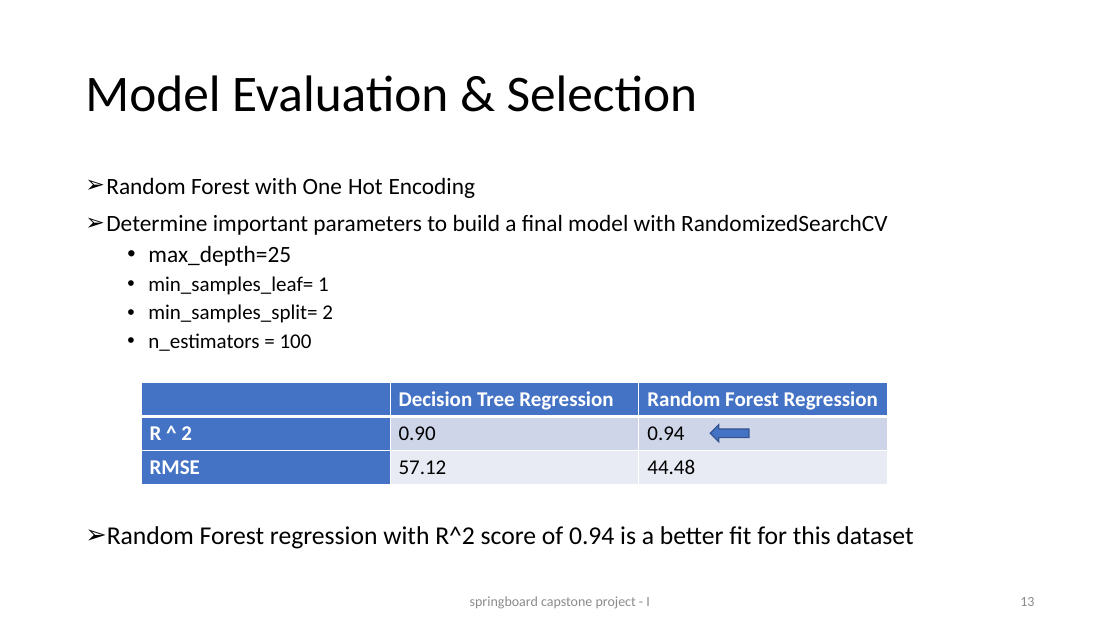
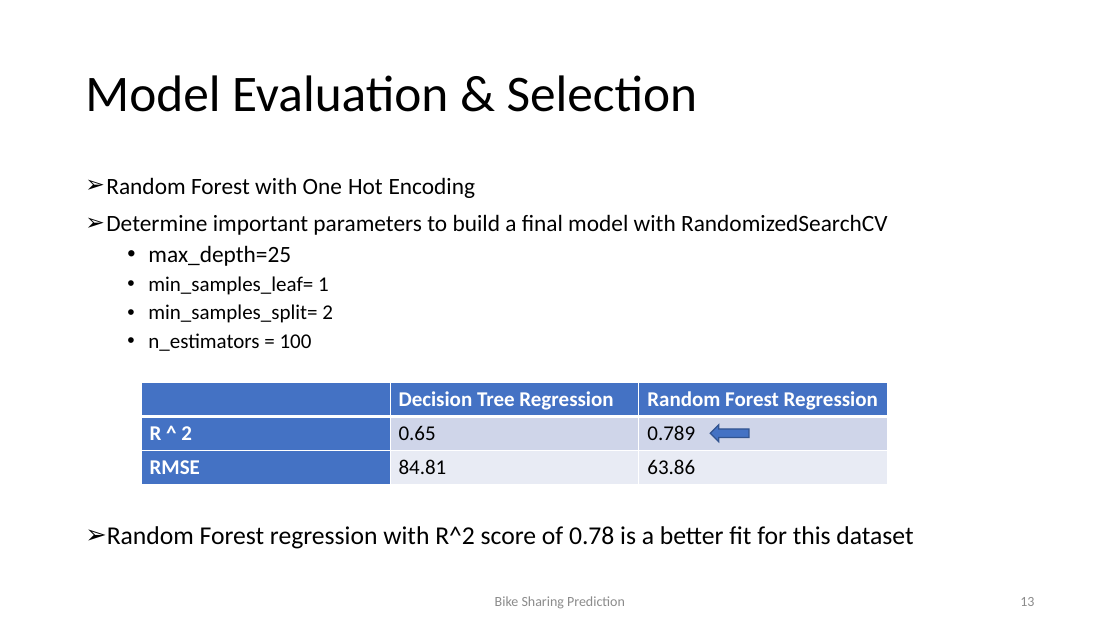
Before and after one commit to samudassir/bikesharingdemand, a slide deck: slide 13 of project_report/project_presentation_I.pptx. Drawn at 1120x630 pixels with LibreOffice and Linux fonts; fonts in the diff are those of the drawing. Boxes give left, top, right and bottom in pixels: in the first picture for what was removed or moved away, otherwise in the second. Text is boxed around its words. In the diff, an @@ line names an element or a change of style, - is before the commit and + after.

```diff
--- a/project_report/project_presentation_I.pptx
+++ b/project_report/project_presentation_I.pptx
@@ table at <box>141,382,887,484</box> @@
-row 2, column 2: 0.90
+row 2, column 2: 0.65
-row 2, column 3: 0.94
+row 2, column 3: 0.789
-row 3, column 2: 57.12
+row 3, column 2: 84.81
-row 3, column 3: 44.48
+row 3, column 3: 63.86
@@ text at <box>107,526,913,549</box>: text changed @@
-➢ Random Forest regression with R^2 score of 0.94 is a better fit for this dataset
+➢ Random Forest regression with R^2 score of 0.78 is a better fit for this dataset
@@ text at <box>495,596,625,609</box>: text changed @@
-springboard capstone project - I
+Bike Sharing Prediction
```
Also in this commit, not shown: 15 other slides changed, 19 other files.
